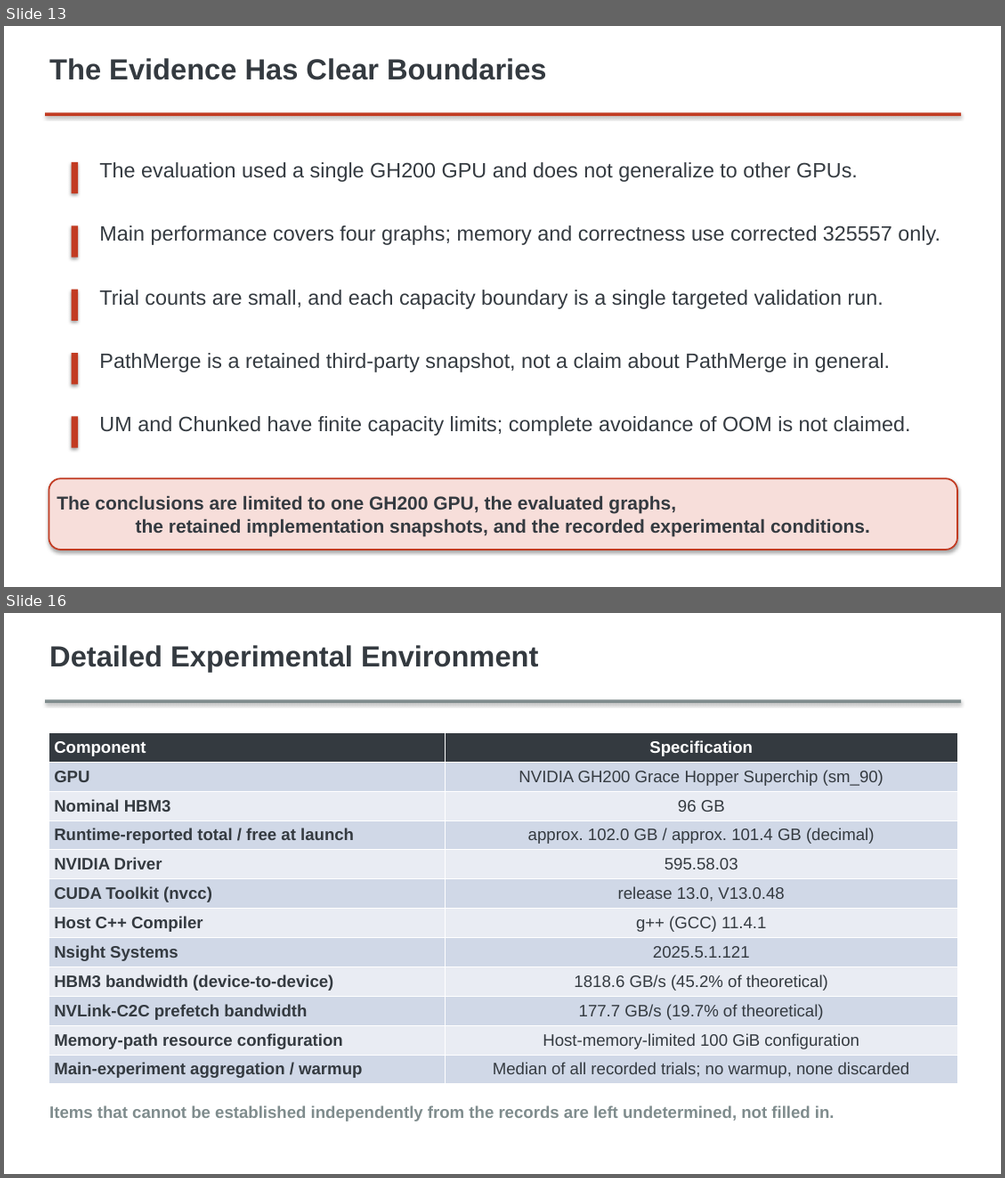
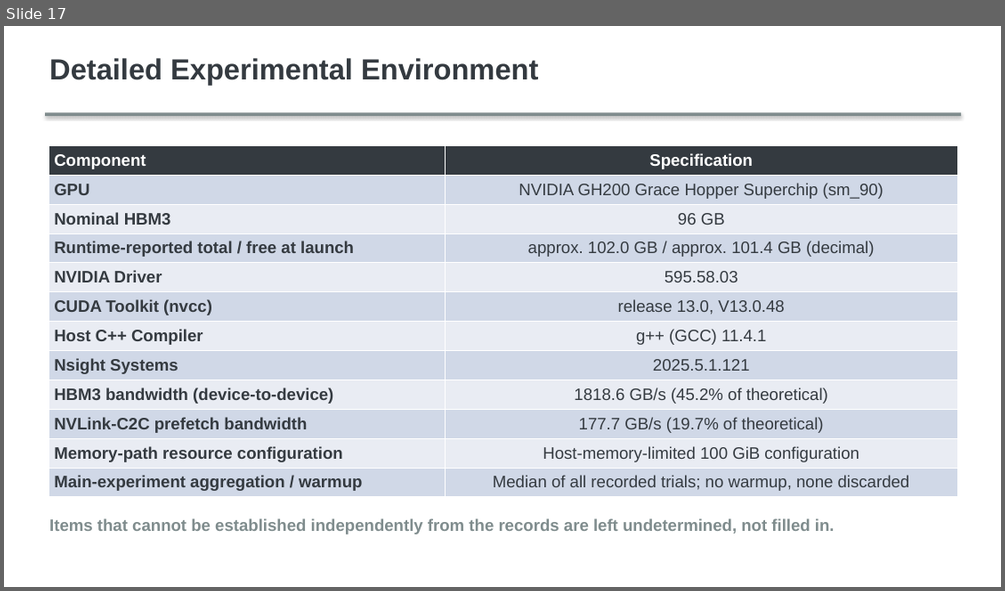
Before and after one commit to m5291091/lab, a slide deck: thesis_bc_project/docs/thesis/presentation/editable/master_thesis_presentation_v1.pptx. Shown one above the other, each under a label of ours: slides 13 and 16 before the commit, slide 17 after it; the slides between them are not shown. The pictures are 1005x1178 and 1005x591 pixels, drawn with LibreOffice and Linux fonts; fonts in the diff are those of the drawing. Boxes give left, top, right and bottom in pixels: in the first picture for what was removed or moved away, otherwise in the second. Text is boxed around its words. In the diff, an @@ line names an element or a change of style, - is before the commit and + after.

```diff
--- a/thesis_bc_project/docs/thesis/presentation/editable/master_thesis_presentation_v1.pptx
+++ b/thesis_bc_project/docs/thesis/presentation/editable/master_thesis_presentation_v1.pptx
@@ slide 13 removed at (4,26,1001,587), background #FFFFFF @@
@@ text removed at (49,58,546,80) @@
-The Evidence Has Clear Boundaries
@@ rectangle removed at (45,112,961,116) @@
@@ rectangle removed at (72,162,78,193) @@
@@ text removed at (99,162,858,182) @@
-The evaluation used a single GH200 GPU and does not generalize to other GPUs.
@@ rectangle removed at (72,225,78,257) @@
@@ text removed at (99,225,940,245) @@
-Main performance covers four graphs; memory and correctness use corrected 325557 only.
@@ rectangle removed at (72,289,78,321) @@
@@ text removed at (99,289,883,309) @@
-Trial counts are small, and each capacity boundary is a single targeted validation run.
@@ rectangle removed at (72,353,78,384) @@
@@ text removed at (99,353,890,372) @@
-PathMerge is a retained third-party snapshot, not a claim about PathMerge in general.
@@ rectangle removed at (72,417,78,448) @@
@@ text removed at (99,416,911,435) @@
-UM and Chunked have finite capacity limits; complete avoidance of OOM is not claimed.
@@ rounded rectangle removed at (48,478,957,549) @@
-The conclusions are limited to one GH200 GPU, the evaluated graphs,
-the retained implementation snapshots, and the recorded experimental conditions.
@@ what was slide 16 is now slide 17 @@
```
Also in this commit, not shown: 14 slides changed, 6 slides added, 4 other slides removed, 5 other files.
